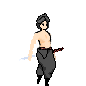
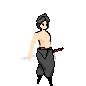
Layer changes from the first 86 x 86 image to the second:
painted on "pé da frente" over 42, 53, 56, 86
painted on "calças" over 42, 53, 56, 86
painted on "pé de trás" over 42, 53, 56, 86
